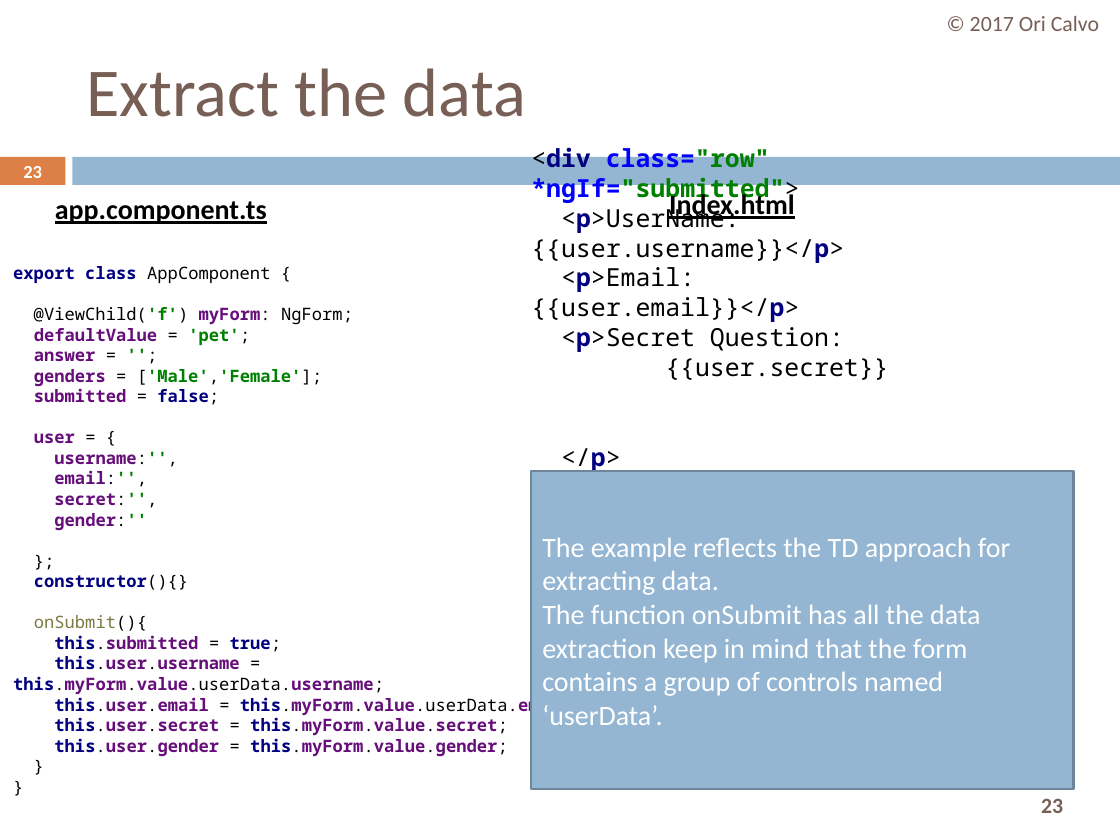
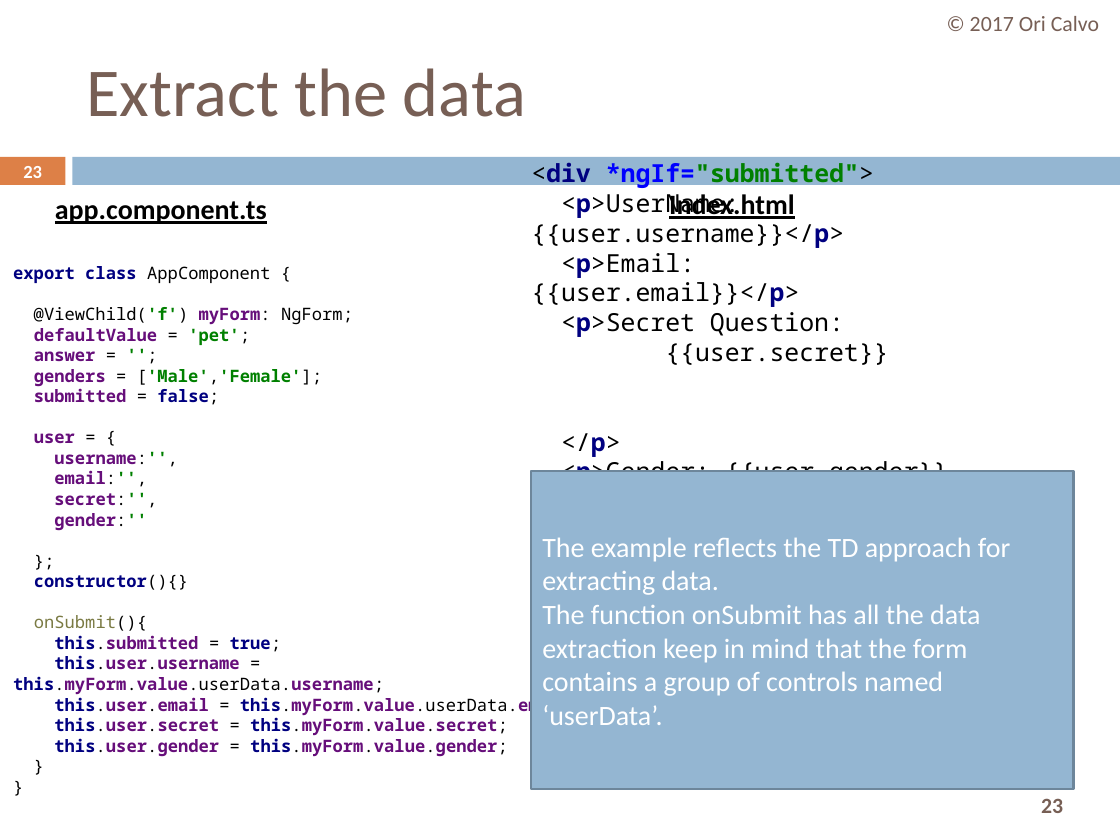
Before and after one commit to oricalvo/course-angular, a slide deck: slide 23 of PPTs/04 Forms.pptx. Drawn at 1120x840 pixels with LibreOffice and Linux fonts; fonts in the diff are those of the drawing. Boxes give left, top, right and bottom in pixels: in the first picture for what was removed or moved away, otherwise in the second. Text is boxed around its words. In the diff, an @@ line names an element or a change of style, - is before the commit and + after.

```diff
--- a/PPTs/04 Forms.pptx
+++ b/PPTs/04 Forms.pptx
@@ text in rectangle at bbox=[531, 162, 874, 337]: text changed @@
-<div class="row" *ngIf="submitted">
-<p>UserName: {{user.username}}</p>
-<p>Email: {{user.email}}</p>
-<p>Secret Question:
+<div *ngIf="submitted">
+<p>UserName: {{user.username}}</p>
+<p>Email: {{user.email}}</p>
+<p>Secret Question:
```
Also in this commit, not shown: 9 other slides changed.
